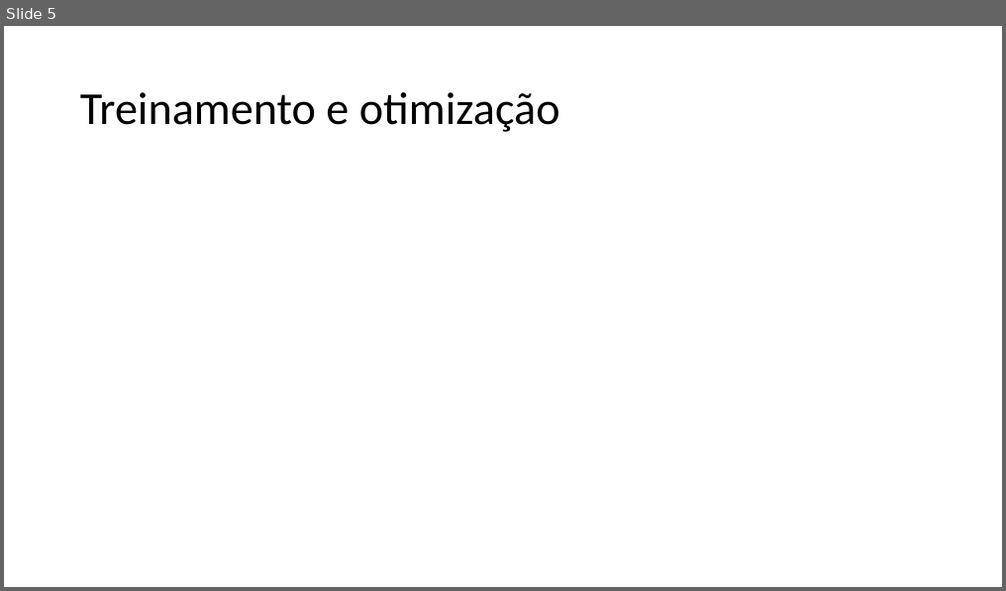
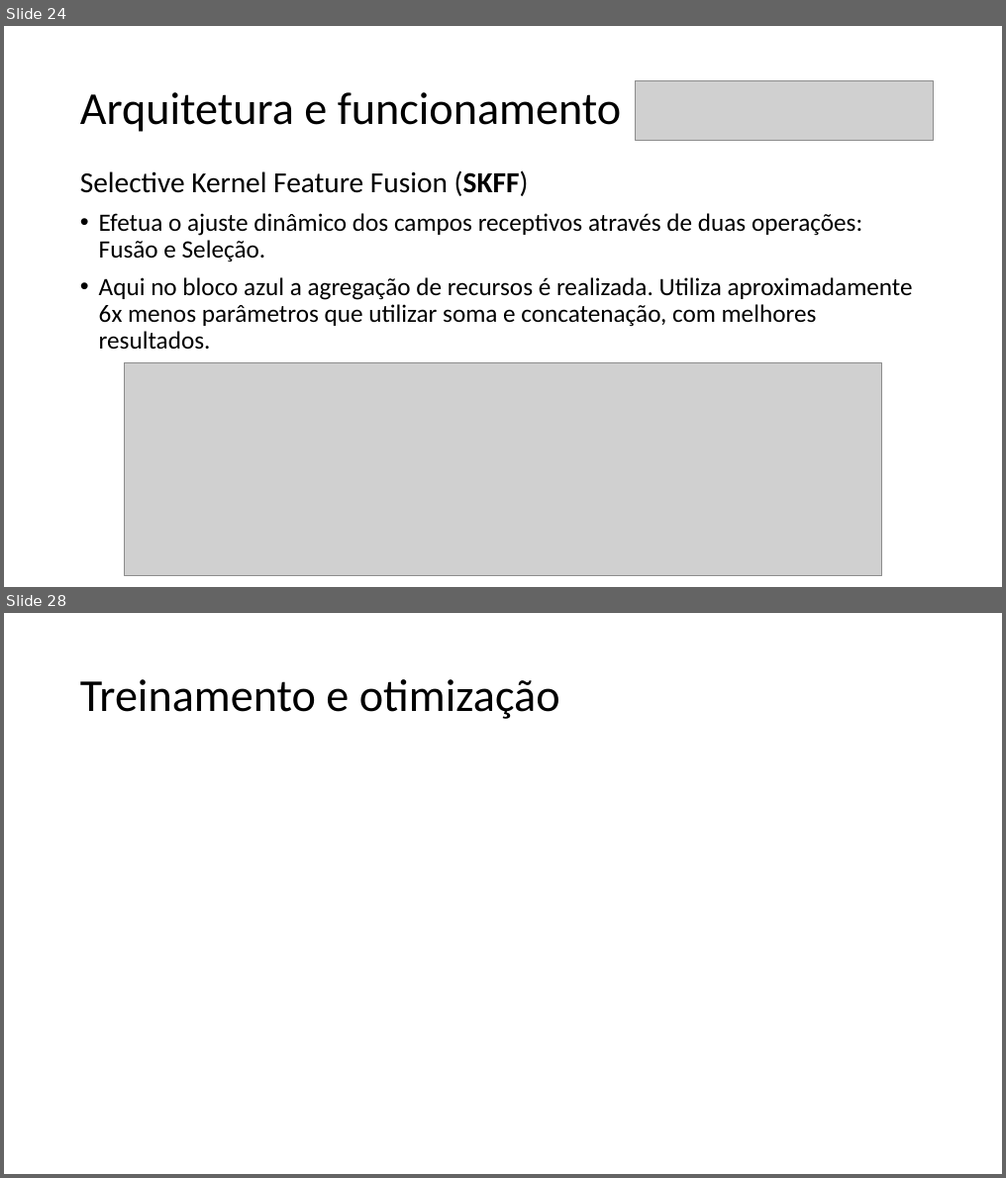
Before and after one commit to HyAgOsK/Research-Machine-Laerning-models, a slide deck: Seminário MirNet/TP558_X_Template.pptx. Shown one above the other, each under a label of ours: slide 5 before the commit, slides 24 and 28 after it; the slides between them are not shown. The pictures are 1006x591 and 1006x1178 pixels, drawn with LibreOffice and Linux fonts; fonts in the diff are those of the drawing; grey boxes stand for pictures. Boxes give left, top, right and bottom in pixels: in the first picture for what was removed or moved away, otherwise in the second. Text is boxed around its words. In the diff, an @@ line names an element or a change of style, - is before the commit and + after.

```diff
--- a/Seminário MirNet/TP558_X_Template.pptx
+++ b/Seminário MirNet/TP558_X_Template.pptx
@@ slide 24 added at [4, 26, 1002, 587], background #FFFFFF @@
@@ picture added at [635, 80, 934, 140] @@
@@ title added at [80, 92, 621, 132], 44 pt, text #000000 @@
+Arquitetura e funcionamento
@@ text added at [80, 171, 913, 350], 24 pt, text #000000 @@
+Selective Kernel Feature Fusion (SKFF)
+• Efetua o ajuste dinâmico dos campos receptivos através de duas operações: Fusão e Seleção.
+• Aqui no bloco azul a agregação de recursos é realizada. Utiliza aproximadamente 6x menos parâmetros que utilizar soma e concatenação, com melhores resultados.
@@ picture added at [124, 364, 881, 577] @@
@@ what was slide 5 is now slide 28 @@
```
Also in this commit, not shown: 2 slides changed, 24 other slides added, 2 slides removed, 5 other files.
